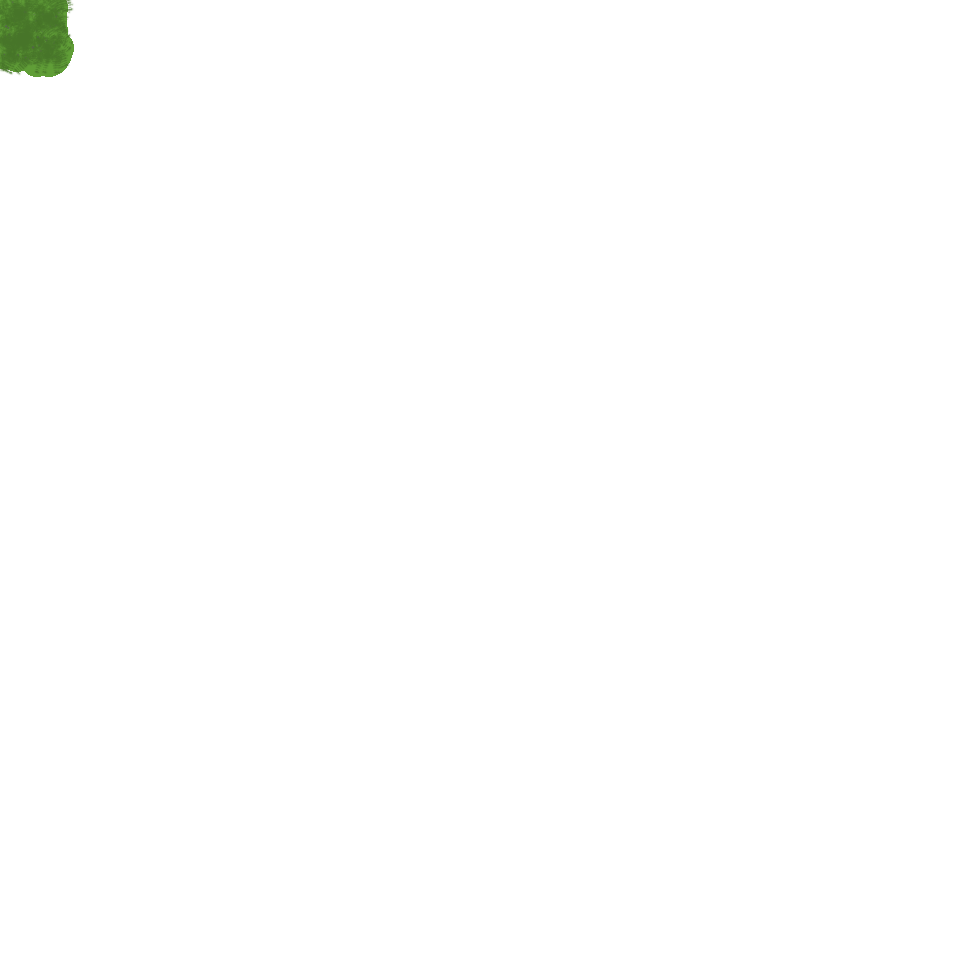
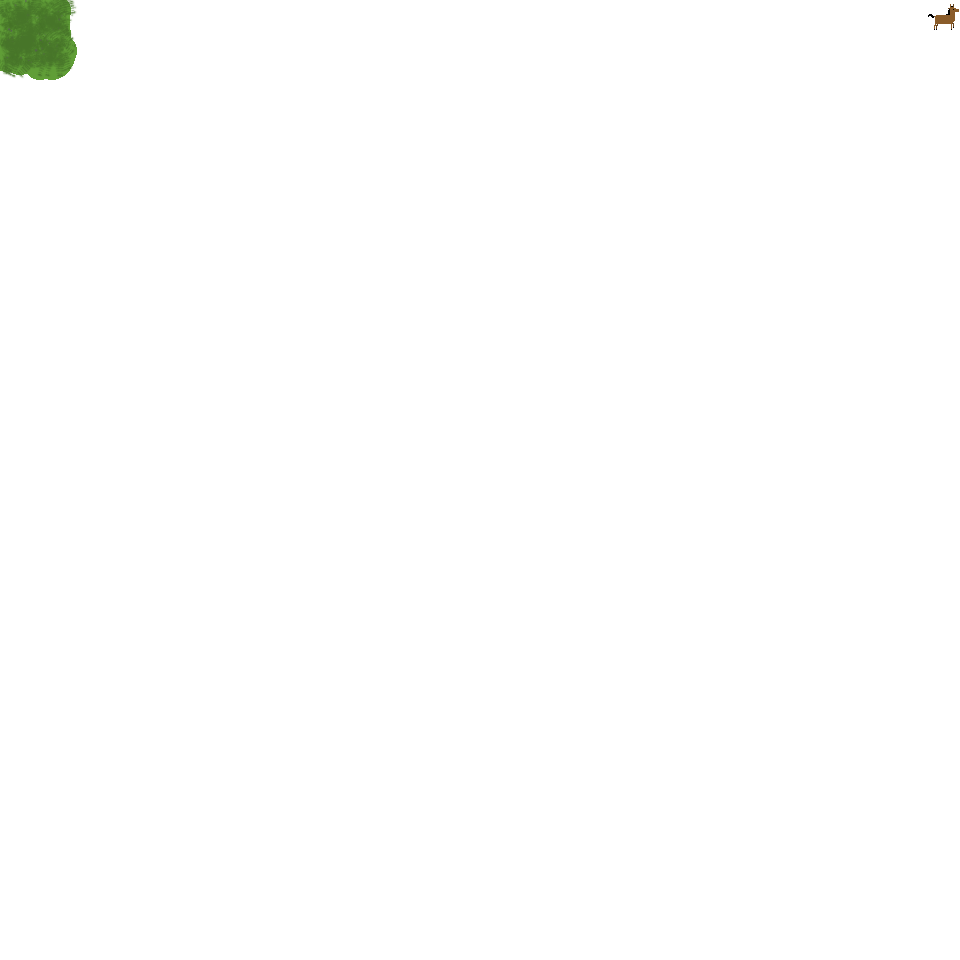
Before/after of a 960x960 layered artwork. What changed in the layer stack:
renamed "Paint Layer 1" to "Grass", painted on it over <box>0,0,959,80</box>
